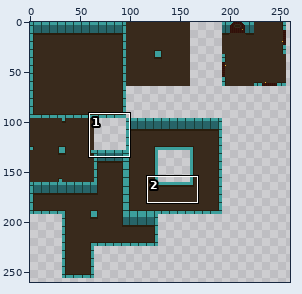
Sprite sheet -- CGJ-2019/master-sprite-sheet.png. Above, an overview of the earlier version with the close-up marked.
Close-up. Before:
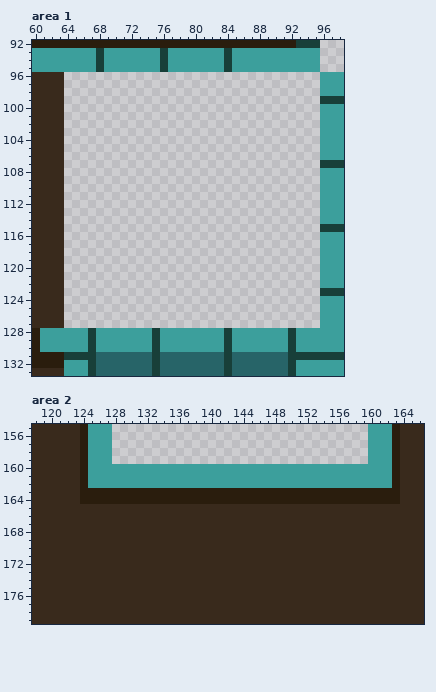
The file is 384x384 pixels. Shown: area 1: x 60..98, y 92..133; area 2: x 118..166, y 155..179. The wide view leaves out empty margins. The commit also changed other parts of the picture, which this record leaves out.
New version:
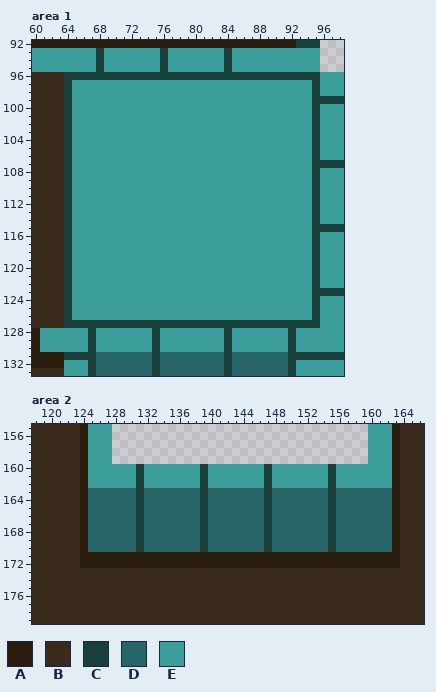
Palette (. is transparent): A #2a1d0d  B #392a1c  C #183f39  D #276468  E #3c9f9c
The exact change:
Changed rows in their new state; - is an unchanged pixel.
Area 1:
first column x 64:
 96 CCCCCCCCCCCCCCCCCCCCCCCCCCCCCCCC
 97 CEEEEEEEEEEEEEEEEEEEEEEEEEEEEEEC
 98 CEEEEEEEEEEEEEEEEEEEEEEEEEEEEEEC
 99 CEEEEEEEEEEEEEEEEEEEEEEEEEEEEEEC
100 CEEEEEEEEEEEEEEEEEEEEEEEEEEEEEEC
101 CEEEEEEEEEEEEEEEEEEEEEEEEEEEEEEC
102 CEEEEEEEEEEEEEEEEEEEEEEEEEEEEEEC
103 CEEEEEEEEEEEEEEEEEEEEEEEEEEEEEEC
104 CEEEEEEEEEEEEEEEEEEEEEEEEEEEEEEC
105 CEEEEEEEEEEEEEEEEEEEEEEEEEEEEEEC
106 CEEEEEEEEEEEEEEEEEEEEEEEEEEEEEEC
107 CEEEEEEEEEEEEEEEEEEEEEEEEEEEEEEC
108 CEEEEEEEEEEEEEEEEEEEEEEEEEEEEEEC
109 CEEEEEEEEEEEEEEEEEEEEEEEEEEEEEEC
110 CEEEEEEEEEEEEEEEEEEEEEEEEEEEEEEC
111 CEEEEEEEEEEEEEEEEEEEEEEEEEEEEEEC
112 CEEEEEEEEEEEEEEEEEEEEEEEEEEEEEEC
113 CEEEEEEEEEEEEEEEEEEEEEEEEEEEEEEC
114 CEEEEEEEEEEEEEEEEEEEEEEEEEEEEEEC
115 CEEEEEEEEEEEEEEEEEEEEEEEEEEEEEEC
116 CEEEEEEEEEEEEEEEEEEEEEEEEEEEEEEC
117 CEEEEEEEEEEEEEEEEEEEEEEEEEEEEEEC
118 CEEEEEEEEEEEEEEEEEEEEEEEEEEEEEEC
119 CEEEEEEEEEEEEEEEEEEEEEEEEEEEEEEC
120 CEEEEEEEEEEEEEEEEEEEEEEEEEEEEEEC
121 CEEEEEEEEEEEEEEEEEEEEEEEEEEEEEEC
122 CEEEEEEEEEEEEEEEEEEEEEEEEEEEEEEC
123 CEEEEEEEEEEEEEEEEEEEEEEEEEEEEEEC
124 CEEEEEEEEEEEEEEEEEEEEEEEEEEEEEEC
125 CEEEEEEEEEEEEEEEEEEEEEEEEEEEEEEC
126 CEEEEEEEEEEEEEEEEEEEEEEEEEEEEEEC
127 CCCCCCCCCCCCCCCCCCCCCCCCCCCCCCCC
Area 2:
first column x 124:
160 -------C-------C-------C-------C--------
161 -------C-------C-------C-------C--------
162 -------C-------C-------C-------C--------
163 -DDDDDDCDDDDDDDCDDDDDDDCDDDDDDDCDDDDDDD-
164 -DDDDDDCDDDDDDDCDDDDDDDCDDDDDDDCDDDDDDD-
165 ADDDDDDCDDDDDDDCDDDDDDDCDDDDDDDCDDDDDDDA
166 ADDDDDDCDDDDDDDCDDDDDDDCDDDDDDDCDDDDDDDA
167 ADDDDDDCDDDDDDDCDDDDDDDCDDDDDDDCDDDDDDDA
168 ADDDDDDCDDDDDDDCDDDDDDDCDDDDDDDCDDDDDDDA
169 ADDDDDDCDDDDDDDCDDDDDDDCDDDDDDDCDDDDDDDA
170 ADDDDDDCDDDDDDDCDDDDDDDCDDDDDDDCDDDDDDDA
171 AAAAAAAAAAAAAAAAAAAAAAAAAAAAAAAAAAAAAAAA
172 AAAAAAAAAAAAAAAAAAAAAAAAAAAAAAAAAAAAAAAA
